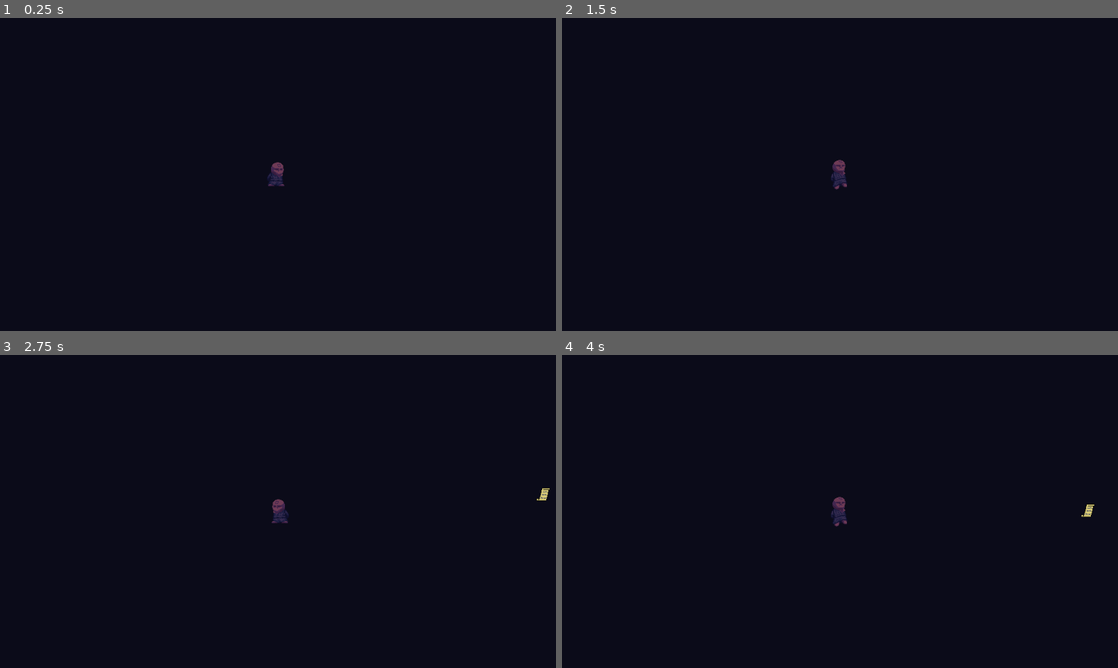
Above: before the commit, frames 1-4 (two rows, left to right).
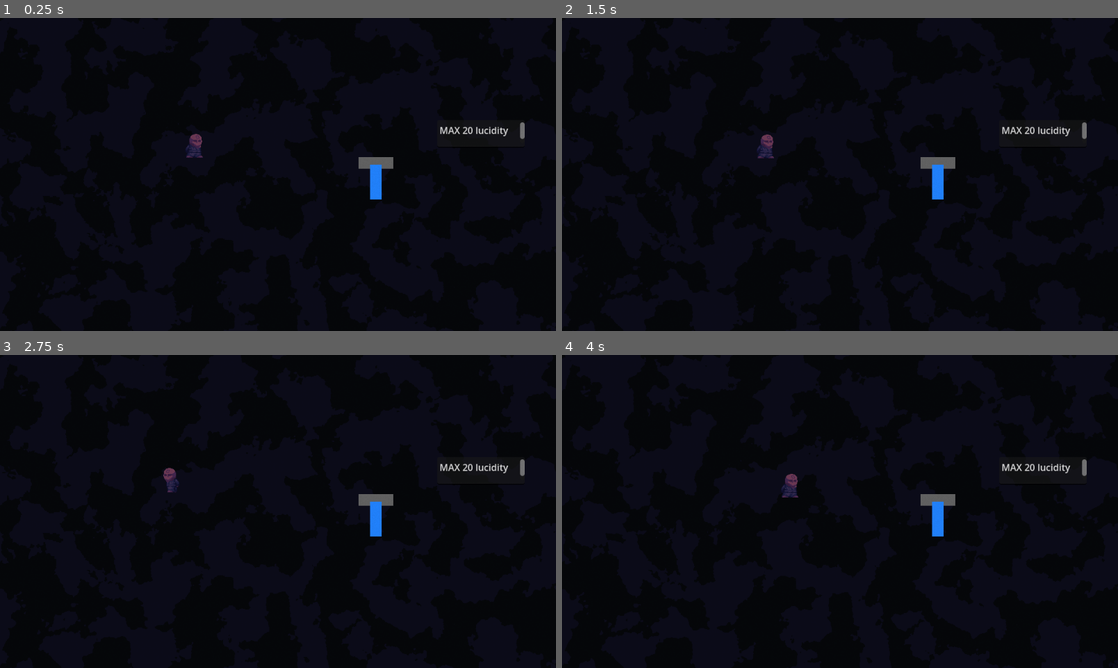
Above: after the commit, the same moments.

Repository: ManechLepage/PlatformerJam
Game: Godot game, scene res://Scenes/main.tscn
Same seed, same stepped clock (60 frames per second), same inputs: the game is played once before the commit and once after it. Before the commit the project starts from res://testp.tscn.
Inputs:
- Up to frame 1 (0.25 s): no input
- Up to frame 2 (1.5 s): tap Enter at 0.5 s; hold Right (Right) from 0.53 s (still down); tap X (Interact) at 0.6 s; tap W (Jump) at 0.77 s; tap Space at 1.25 s; tap Z (Meditate) at 1.35 s
- Up to frame 3 (2.75 s): tap W (Jump) at 1.52 s; release Right (Right) at 2.03 s; hold Left (Left) from 2.03 s (still down); tap X (Interact) at 2.1 s
- Up to frame 4 (4 s): release Left (Left) at 2.78 s; hold Right (Right) from 2.78 s (still down); tap Z (Meditate) at 2.85 s; tap W (Jump) at 3.02, 3.77 s; tap X (Interact) at 3.6 s

The runs differ from the first frame. In frame 1, 1.0% of the frame differs, in the area x 33-95%, y 33-58%; in frame 2, 1.0%; in frame 3, 1.0%; in frame 4, 1.1%, in the area x 39-96%, y 33-58%.

Commit message:
tutorial 2 start

Diff:
--- a/platformer-jam/Scenes/Rooms/Tutorial/tutorial_1.tscn
+++ b/platformer-jam/Scenes/Rooms/Tutorial/tutorial_1.tscn
@@ -5,8 +5,6 @@
 [ext_resource type="PackedScene" uid="uid://dry82gupjq6pi" path="res://Scenes/Objects/waterfall.tscn" id="4_8pykr"]
 [ext_resource type="PackedScene" uid="uid://ev6wn4wsgyq2" path="res://Scenes/Objects/water.tscn" id="5_etpyt"]
 [ext_resource type="Script" uid="uid://cgxit30qlrl5e" path="res://Scripts/Objects/Global_animations.gd" id="5_rwxj0"]
-[ext_resource type="PackedScene" uid="uid://d08qp6wyfg55j" path="res://Scenes/yellow_ball.tscn" id="5_xq6d4"]
-[ext_resource type="PackedScene" uid="uid://bl1oxp0rndhll" path="res://poem.tscn" id="6_04iir"]
 [ext_resource type="PackedScene" uid="uid://dtfcbf6moyu2w" path="res://Scenes/Objects/platform.tscn" id="6_xq6d4"]
 
 [sub_resource type="Animation" id="Animation_q44wt"]
@@ -34,6 +32,18 @@
 "transitions": PackedFloat32Array(1),
 "update": 0,
 "values": [Vector2(263, -8.999996)]
+}
+tracks/2/type = "value"
+tracks/2/imported = false
+tracks/2/enabled = true
+tracks/2/path = NodePath("Offset/Obstacles/Pilar_2:position")
+tracks/2/interp = 1
+tracks/2/loop_wrap = true
+tracks/2/keys = {
+"times": PackedFloat32Array(0),
+"transitions": PackedFloat32Array(1),
+"update": 0,
+"values": [Vector2(-281, -131.00003)]
 }
 
 [sub_resource type="Animation" id="Animation_etpyt"]
@@ -63,6 +73,18 @@
 "update": 0,
 "values": [Vector2(400, -13.999996), Vector2(184.00003, -4.9999957)]
 }
+tracks/2/type = "value"
+tracks/2/imported = false
+tracks/2/enabled = true
+tracks/2/path = NodePath("Offset/Obstacles/Pilar_2:position")
+tracks/2/interp = 1
+tracks/2/loop_wrap = true
+tracks/2/keys = {
+"times": PackedFloat32Array(0, 0.2),
+"transitions": PackedFloat32Array(1, 1),
+"update": 0,
+"values": [Vector2(-281, -131.00003), Vector2(-290.00003, -263)]
+}
 
 [sub_resource type="AnimationLibrary" id="AnimationLibrary_xq6d4"]
 _data = {
@@ -124,13 +146,13 @@
 is_platform = true
 
 [node name="Left_ledge" parent="Offset/Obstacles" index="4" unique_id=1274042356 instance=ExtResource("6_xq6d4")]
-position = Vector2(184.00003, -4.9999957)
+position = Vector2(400, -13.999996)
 rotation = -0.057595864
 scale = Vector2(4.52, 0.968)
 is_platform = true
 
 [node name="Door" parent="Offset/Obstacles" index="5" unique_id=1123764671 instance=ExtResource("6_xq6d4")]
-position = Vector2(7, -267)
+position = Vector2(-10, -12.999996)
 rotation = 0.05235988
 scale = Vector2(3.28, 12.27)
 
@@ -170,13 +192,13 @@
 scale = Vector2(0.33333334, 0.33333334)
 
 [node name="Pilar_1" parent="Offset/Obstacles" index="12" unique_id=883810348 instance=ExtResource("6_xq6d4")]
-position = Vector2(-235.99998, -168.99998)
+position = Vector2(-235.99998, -171)
 rotation = 0.05235988
 scale = Vector2(1, 4.045)
 is_platform = true
 
 [node name="Pilar_2" parent="Offset/Obstacles" index="13" unique_id=1235958755 instance=ExtResource("6_xq6d4")]
-position = Vector2(-286, -249.00003)
+position = Vector2(-281, -131.00003)
 rotation = -0.05235988
 scale = Vector2(1, 7.235)
 is_platform = true
--- a/platformer-jam/Scenes/Rooms/Tutorial/tutorial_2.tscn
+++ b/platformer-jam/Scenes/Rooms/Tutorial/tutorial_2.tscn
@@ -2,6 +2,7 @@
 
 [ext_resource type="PackedScene" uid="uid://dmosabcgkit6v" path="res://Scenes/Rooms/room.tscn" id="1_l3fbw"]
 [ext_resource type="PackedScene" uid="uid://d3064a5ui58k2" path="res://Scenes/Rooms/room_trigger.tscn" id="2_l3fbw"]
+[ext_resource type="Script" uid="uid://cgxit30qlrl5e" path="res://Scripts/Objects/Global_animations.gd" id="2_l4vvy"]
 [ext_resource type="PackedScene" uid="uid://dtfcbf6moyu2w" path="res://Scenes/Objects/platform.tscn" id="3_0p57m"]
 [ext_resource type="PackedScene" uid="uid://dry82gupjq6pi" path="res://Scenes/Objects/waterfall.tscn" id="4_hg02c"]
 [ext_resource type="PackedScene" uid="uid://ev6wn4wsgyq2" path="res://Scenes/Objects/water.tscn" id="5_l4vvy"]
@@ -20,6 +21,18 @@
 "update": 0,
 "values": [Vector2(158, 214)]
 }
+tracks/1/type = "value"
+tracks/1/imported = false
+tracks/1/enabled = true
+tracks/1/path = NodePath("Offset/Obstacles/Fall_pilar_rot:rotation")
+tracks/1/interp = 1
+tracks/1/loop_wrap = true
+tracks/1/keys = {
+"times": PackedFloat32Array(0),
+"transitions": PackedFloat32Array(1),
+"update": 0,
+"values": [0.0]
+}
 
 [sub_resource type="Animation" id="Animation_tu28n"]
 resource_name = "lucidity"
@@ -36,6 +49,18 @@
 "update": 0,
 "values": [Vector2(158, 214), Vector2(136.99998, 16)]
 }
+tracks/1/type = "value"
+tracks/1/imported = false
+tracks/1/enabled = true
+tracks/1/path = NodePath("Offset/Obstacles/Fall_pilar_rot:rotation")
+tracks/1/interp = 2
+tracks/1/loop_wrap = true
+tracks/1/keys = {
+"times": PackedFloat32Array(0, 0.2),
+"transitions": PackedFloat32Array(1, 1),
+"update": 0,
+"values": [1.4835298, 0.7853982]
+}
 
 [sub_resource type="AnimationLibrary" id="AnimationLibrary_a4cir"]
 _data = {
@@ -48,6 +73,7 @@
 [node name="AnimationPlayer" type="AnimationPlayer" parent="." index="0" unique_id=1932419129]
 libraries/ = SubResource("AnimationLibrary_a4cir")
 speed_scale = 0.0
+script = ExtResource("2_l4vvy")
 
 [node name="Offset" parent="." index="1" unique_id=652906693]
 position = Vector2(3, -539)
@@ -63,8 +89,8 @@
 is_platform = true
 
 [node name="Middle_platform" parent="Offset/Obstacles" parent_id_path=PackedInt32Array(457880380) index="1" unique_id=857514178 instance=ExtResource("3_0p57m")]
-position = Vector2(-179, 4)
-scale = Vector2(16.215, 1)
+position = Vector2(-164, 8)
+scale = Vector2(18.87, 1)
 is_platform = true
 
 [node name="Left_wall" parent="Offset/Obstacles" parent_id_path=PackedInt32Array(457880380) index="2" unique_id=1418715656 instance=ExtResource("3_0p57m")]
@@ -72,17 +98,22 @@
 rotation = 0.2617994
 scale = Vector2(3.04, 17.035)
 
-[node name="Right_wall" parent="Offset/Obstacles" parent_id_path=PackedInt32Array(457880380) index="3" unique_id=721685211 instance=ExtResource("3_0p57m")]
+[node name="Right_ceiling" parent="Offset/Obstacles" parent_id_path=PackedInt32Array(457880380) index="3" unique_id=1874509105 instance=ExtResource("3_0p57m")]
+position = Vector2(95.99999, -151.99997)
+rotation = 1.8709929
+scale = Vector2(3.04, 19.645)
+
+[node name="Right_wall" parent="Offset/Obstacles" parent_id_path=PackedInt32Array(457880380) index="4" unique_id=721685211 instance=ExtResource("3_0p57m")]
 position = Vector2(282, 54)
 rotation = -0.06632251
 scale = Vector2(3.04, 17.035)
 
-[node name="Middle_floor" parent="Offset/Obstacles" parent_id_path=PackedInt32Array(457880380) index="4" unique_id=533953051 instance=ExtResource("3_0p57m")]
+[node name="Middle_floor" parent="Offset/Obstacles" parent_id_path=PackedInt32Array(457880380) index="5" unique_id=533953051 instance=ExtResource("3_0p57m")]
 position = Vector2(49, 259)
 rotation = 1.4835298
 scale = Vector2(3.04, 22.68)
 
-[node name="Waterfall" parent="Offset/Obstacles" parent_id_path=PackedInt32Array(457880380) index="5" unique_id=1257707682 instance=ExtResource("4_hg02c")]
+[node name="Waterfall" parent="Offset/Obstacles" parent_id_path=PackedInt32Array(457880380) index="6" unique_id=1257707682 instance=ExtResource("4_hg02c")]
 position = Vector2(44, 227)
 scale = Vector2(3, 3)
 
@@ -90,7 +121,16 @@
 position = Vector2(-0.33333302, -13)
 scale = Vector2(0.33333334, 0.33333334)
 
-[node name="Rising_floor" parent="Offset/Obstacles" parent_id_path=PackedInt32Array(457880380) index="6" unique_id=1163463554 instance=ExtResource("3_0p57m")]
+[node name="Rising_floor" parent="Offset/Obstacles" parent_id_path=PackedInt32Array(457880380) index="7" unique_id=1163463554 instance=ExtResource("3_0p57m")]
 position = Vector2(158, 214)
 rotation = -0.05235988
 scale = Vector2(4.82, 1)
+
+[node name="Fall_pilar_rot" type="Node2D" parent="Offset/Obstacles" parent_id_path=PackedInt32Array(457880380) index="8" unique_id=1108675869]
+position = Vector2(-94.00001, -217)
+
+[node name="Falling_pilar" parent="Offset/Obstacles/Fall_pilar_rot" index="0" unique_id=1749484715 instance=ExtResource("3_0p57m")]
+position = Vector2(-27.192528, 129.45488)
+rotation = 0.26179937
+scale = Vector2(3.04, 17.035)
+sync_to_physics = false
--- a/platformer-jam/Scenes/main.tscn
+++ b/platformer-jam/Scenes/main.tscn
@@ -5,7 +5,7 @@
 [ext_resource type="PackedScene" uid="uid://cjh22wy576j4w" path="res://Scenes/Rooms/Tower1/room1.tscn" id="2_8gbba"]
 [ext_resource type="PackedScene" uid="uid://dmosabcgkit6v" path="res://Scenes/Rooms/room.tscn" id="2_344ge"]
 [ext_resource type="PackedScene" uid="uid://qhvhw4i0ygvc" path="res://Scenes/Rooms/Tower1/room2.tscn" id="3_jjvhh"]
-[ext_resource type="PackedScene" uid="uid://beq8da56mgnib" path="res://Scenes/Rooms/Tutorial/tutorial_2.tscn" id="4_344ge"]
+[ext_resource type="PackedScene" uid="uid://ccfcgttb2c4md" path="res://Scenes/Rooms/Tutorial/tutorial_1.tscn" id="4_344ge"]
 [ext_resource type="Shader" uid="uid://c3ur6tmhoam4y" path="res://Scripts/Shaders/vignette2.gdshader" id="5_21xkr"]
 [ext_resource type="PackedScene" uid="uid://beq8da56mgnib" path="res://Scenes/Rooms/Tutorial/tutorial_2.tscn" id="5_ynf5e"]
 [ext_resource type="Script" uid="uid://c4jgluyjdtn64" path="res://Scripts/Shaders/vignette.gd" id="6_21xkr"]
@@ -59,7 +59,7 @@
 
 [node name="Player" parent="." unique_id=838431178 instance=ExtResource("1_jjgbg")]
 z_index = 2
-position = Vector2(-206, 208)
+position = Vector2(-141, -72)
 
 [node name="CanvasLayer" type="CanvasLayer" parent="." unique_id=1822106909]
 
--- a/platformer-jam/project.godot
+++ b/platformer-jam/project.godot
@@ -11,8 +11,10 @@
 [application]
 
 config/name="PlatformerJam"
-run/main_scene="uid://d1tq2x1lipe0"
+run/main_scene="uid://b1a3pis82gmoo"
 config/features=PackedStringArray("4.7", "Forward Plus")
+run/stretch/scale_mode="integer"
+run/size/mode=0
 
 [autoload]
 
@@ -22,11 +24,11 @@
 
 window/size/viewport_width=960
 window/size/viewport_height=540
+window/size/mode=2
 window/size/sharp_corners=true
 window/size/window_width_override=960
 window/size/window_height_override=540
 window/stretch/mode="viewport"
-window/stretch/scale_mode="integer"
 
 [file_customization]
 
